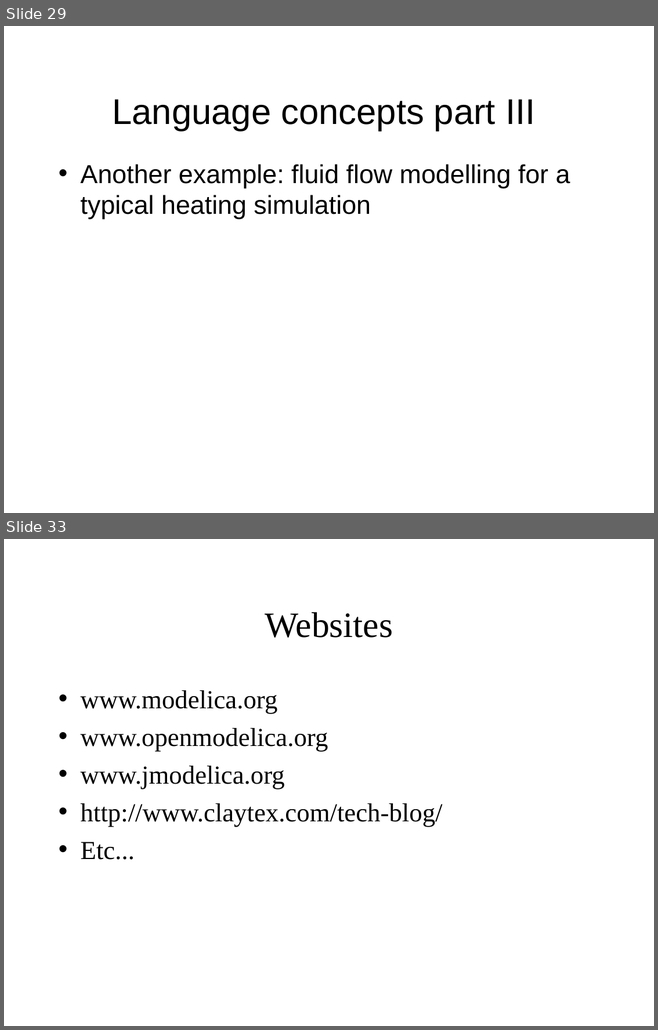
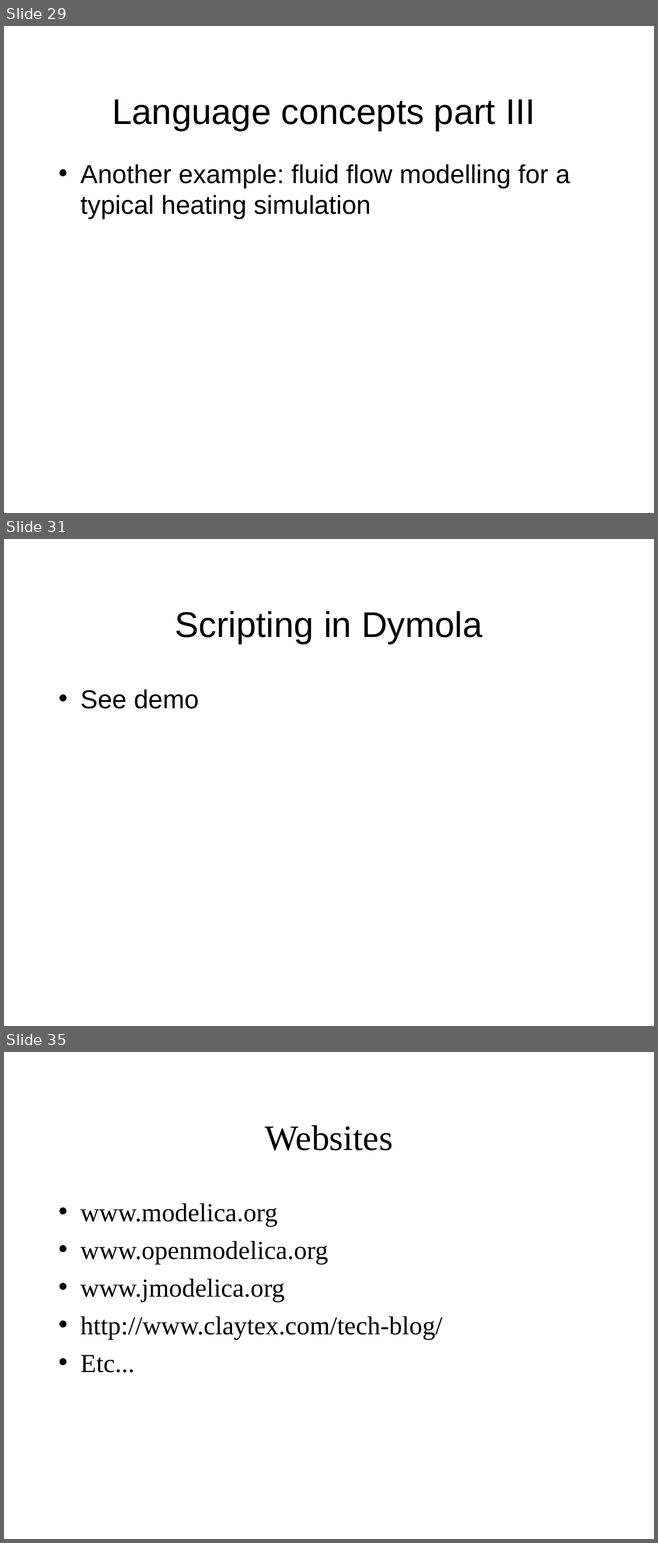
Before and after one commit to open-ideas/__CrashCourse__, a slide deck: Slides/CrashCourse_2012.ppt. Shown one above the other, each under a label of ours: slides 29 and 33 before the commit, slides 29, 31 and 35 after it; the slides between them are not shown. The pictures are 658x1030 and 658x1543 pixels, drawn with LibreOffice and Linux fonts; fonts in the diff are those of the drawing. Boxes give left, top, right and bottom in pixels: in the first picture for what was removed or moved away, otherwise in the second. Text is boxed around its words. In the diff, an @@ line names an element or a change of style, - is before the commit and + after.

```diff
--- a/Slides/CrashCourse_2012.ppt
+++ b/Slides/CrashCourse_2012.ppt
@@ slide 31 added at box(4, 539, 654, 1026), background #FFFFFF @@
@@ title added at box(175, 611, 482, 644), 44 pt, text #000000 @@
+Scripting in Dymola
@@ text added at box(81, 689, 199, 709), 32 pt, text #000000 @@
+• See demo
@@ what was slide 33 is now slide 35 @@
```
Also in this commit, not shown: 6 slides changed, 6 other slides added, 1 slide removed, 2 other files.
